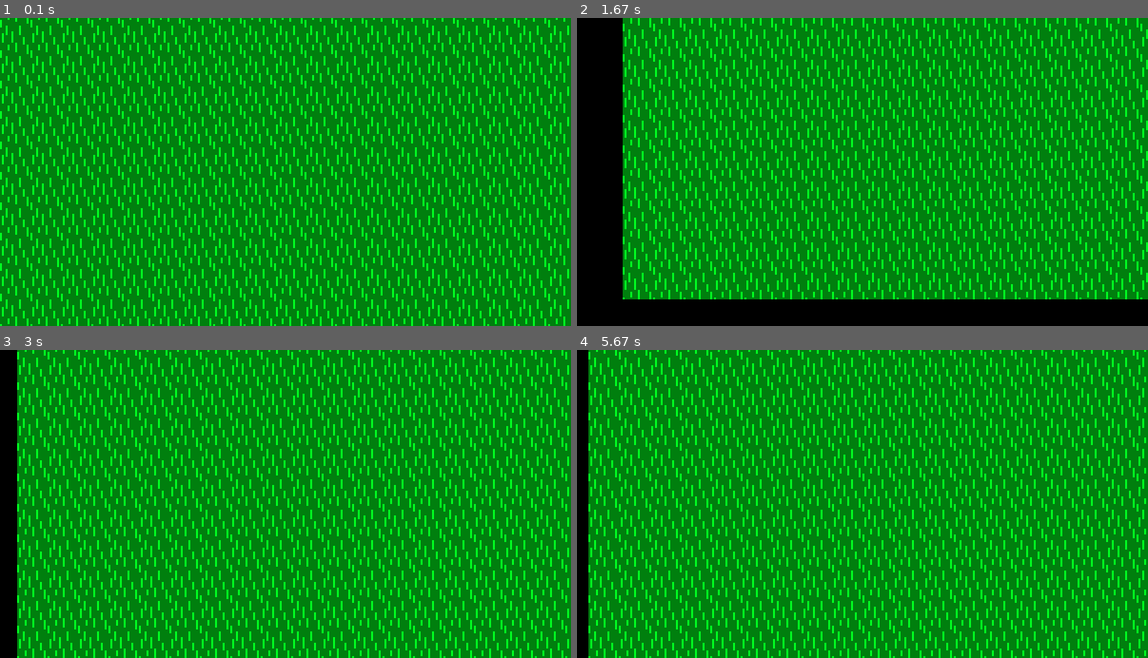
Above: before the commit, frames 1-4 (two rows, left to right).
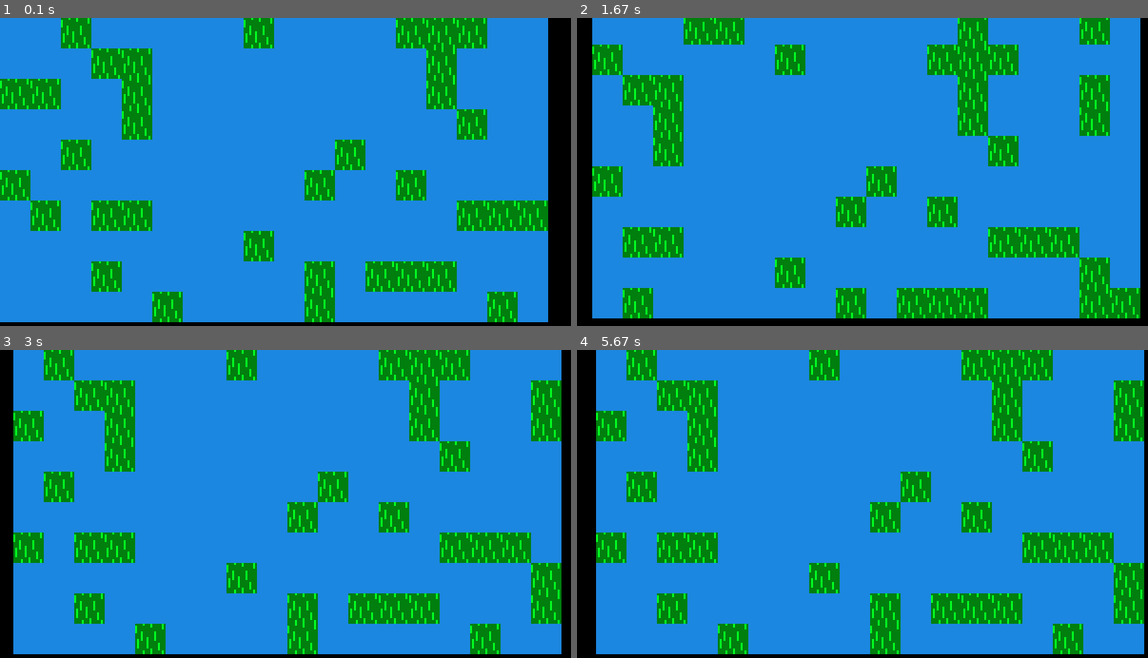
Above: after the commit, the same moments.

Repository: Goluxas/cherno-in-pygame
Game: pygame game, started from game.py
Same seed, same stepped clock (60 frames per second), same inputs: the game is played once before the commit and once after it. The source is Python 2; it was converted automatically to run under Python 3.
Inputs:
- Up to frame 1 (0.1 s): no input
- Up to frame 2 (1.67 s): hold Right 0.33-0.8 s; hold Up 0.83-1.3 s; hold Right from 1.33 s (still down)
- Up to frame 3 (3 s): release Right at 1.8 s; hold Left 1.83-2.37 s; hold Down 2.4-2.87 s; hold Left from 2.9 s (still down)
- Up to frame 4 (5.67 s): release Left at 3.37 s; hold Up 3.4-3.87 s; hold Right 3.9-4.53 s; hold Down 4.57-5.03 s; hold Left 5.07-5.53 s; hold Right from 5.57 s (still down)

The runs differ from the first frame. In frame 1, 82% of the frame differs, in the area x 0-100%, y 0-100%; in frame 2, 84%; in frame 3, 85%, in the area x 2-100%, y 0-100%; in frame 4, 84%.

Commit message:
36 - Rendering with levels and tiles

Diff:
--- a/game.py
+++ b/game.py
@@ -30,6 +30,8 @@
 		self.screen = None
 		self.keyboard = None
 
+		self.level = None
+
 		# fun testing
 		self.x = self.y = 0
 
@@ -43,12 +45,15 @@
 		# imports (since they require pygame.init())
 		from graphics.screen import Screen
 		from input.keyboard import Keyboard
+		from level.level import RandomLevel
 
 		pygame.display.set_caption( self.SCREEN_CAPTION )
 
 		self.clock = pygame.time.Clock()
 		self.screen = Screen(self.SCREEN_WIDTH, self.SCREEN_HEIGHT)
 		self.keyboard = Keyboard()
+
+		self.level = RandomLevel(64, 64)
 
 		self.running = True
 
@@ -101,7 +106,7 @@
 	def render(self):
 
 		self.screen.clear()
-		self.screen.render(self.x, self.y)
+		self.level.render(self.x, self.y, self.screen)
 
 		scaled = pygame.transform.scale( self.screen.surface, self.size )
 		self.display.blit( scaled, (0,0) )
--- a/graphics/screen.py
+++ b/graphics/screen.py
@@ -15,6 +15,8 @@
 
 		self.surface = pygame.Surface((self.width, self.height))
 
+		self.x_offset, self.y_offset = 0, 0
+
 		# tile grid is 64x64 and tile size is 32x32
 		self.tiles = []
 
@@ -24,15 +26,26 @@
 	def clear(self):
 		self.surface.fill(0x000000)
 
-	def render(self, x_offset, y_offset):
+	def render_tile(self, xp, yp, tile):
+		"""
+		xp, yp = x, y offsets (tile position relative to the world)
+		"""
+		xp -= self.x_offset
+		yp -= self.y_offset
+
 		pixels = pygame.PixelArray(self.surface)
 
-		for y in range(self.height):
-			yp = y + y_offset
-			if (yp < 0 or yp >= self.height): continue
-			for x in range(self.width):
-				xp = x + x_offset
-				if (xp < 0 or xp >= self.width): continue
-				pixels[xp, yp] = sprite.grass.image.get_at((x % sprite.grass.size, y % sprite.grass.size))
+		for y in range(tile.sprite.size):
+			ya = y + yp # ya = y-absolute, as in position relative to the world
+			for x in range(tile.sprite.size):
+				xa = x + xp
+				if xa < 0 or xa >= self.width or \
+				   ya < 0 or ya >= self.width:
+					   break
+				pixels[xa, ya] = tile.sprite.image.get_at((x, y))
 
 		del pixels
+
+	def set_offset(self, dx, dy):
+		self.x_offset = dx
+		self.y_offset = dy
--- a/graphics/sprite.py
+++ b/graphics/sprite.py
@@ -6,15 +6,19 @@
 # C for Cherno
 class CSprite(object):
 
-	def __init__(self, size, x, y, sheet):
+	def __init__(self, size, x=0, y=0, sheet=None, color=None):
 		self.size = size
-		self.x = x * size
-		self.y = y * size
-		self.sheet = sheet
-
 		self.image = pygame.Surface((self.size, self.size))
 
-		self._load()
+		if sheet is not None:
+			self.x = x * size
+			self.y = y * size
+			self.sheet = sheet
+
+			self._load()
+
+		elif color is not None:
+			self.image.fill(color)
 
 	def _load(self):
 		"""
@@ -27,4 +31,5 @@
 
 		self.image.blit(self.sheet.sheet, (0,0), (self.x, self.y, self.size, self.size))
 
-grass = CSprite(16, 0, 0, spritesheet.tiles)
+void_sprite = CSprite(16, color=0x1b87e0)
+grass = CSprite(16, 0, 0, sheet=spritesheet.tiles)
--- /dev/null
+++ b/level/level.py
@@ -0,0 +1,76 @@
+import random
+
+import pygame
+from pygame.locals import *
+
+import tile
+
+class Level(object):
+
+	def __init__(self, width=0, height=0, path=None):
+		self.width, self.height = width, height
+		self.tiles = [] # flat-indexed list of tiles
+
+		if path is not None:
+			# Load a level from a file
+			self._load_level(path)
+		else:
+			# Randomly generate a level
+			self.width, self.height = width, height
+			self._generate_level()
+
+	def _generate_level(self):
+		# Randomly generate a level
+		pass
+
+	def _load_level(self, path):
+		# Read a level file
+		pass
+
+	def get_tile(self, x, y):
+		# convert from 2D to flat coordinates
+		t = self.tiles[x + y * self.width]
+
+		if t == 0:
+			return tile.grass
+		else:
+			return tile.void_tile
+
+	def update(self):
+		# Update entities of the level
+		pass
+
+	def time(self):
+		# Timers? Not sure
+		pass
+
+	def render(self, x_scroll, y_scroll, screen):
+		"""
+		# Draw the world
+		x_scroll, y_scroll = pixel position of the player
+		screen = main Screen object
+		"""
+		screen.set_offset(x_scroll, y_scroll)
+
+		# Corner pins
+		# converting from pixel-level to tile-level
+		x0 = x_scroll / 16                   # left side of the screen
+		x1 = (x_scroll + screen.width) / 16  # right
+		y0 = y_scroll / 16                   # top
+		y1 = (y_scroll + screen.height) / 16 # bottom
+
+		for y in range(y0, y1):
+			for x in range(x0, x1):
+				tile = self.get_tile(x, y)
+				tile.render(x, y, screen)
+
+
+class RandomLevel(Level):
+
+	def __init__(self, width, height):
+		super(RandomLevel, self).__init__(width, height)
+
+	def _generate_level(self):
+		for y in range(self.height):
+			for x in range(self.width):
+				self.tiles.append(random.randrange(4))
--- /dev/null
+++ b/level/tile.py
@@ -0,0 +1,46 @@
+import pygame
+from pygame.locals import *
+
+from graphics import sprite
+
+class Tile(object):
+
+	def __init__(self, sprite):
+		self.x, self.y = 0, 0
+		self.sprite = sprite
+
+	def render(self, x, y, screen):
+		pass
+
+	def solid():
+		return False
+
+
+class GrassTile(Tile):
+
+	def __init__(self, sprite):
+		super(GrassTile, self).__init__(sprite)
+
+	def render(self, x, y, screen):
+		"""
+		x, y = pixel coordinates
+		screen = main screen object
+		"""
+		screen.render_tile(x*16, y*16, self)
+
+
+class VoidTile(Tile):
+
+	def __init__(self, sprite):
+		super(VoidTile, self).__init__(sprite)
+
+	def render(self, x, y, screen):
+		"""
+		x, y = pixel coordinates
+		screen = main screen object
+		"""
+		screen.render_tile(x*16, y*16, self)
+
+# Static Tiles
+void_tile = VoidTile(sprite.void_sprite)
+grass = GrassTile(sprite.grass)
Empty file added: level/__init__.py
